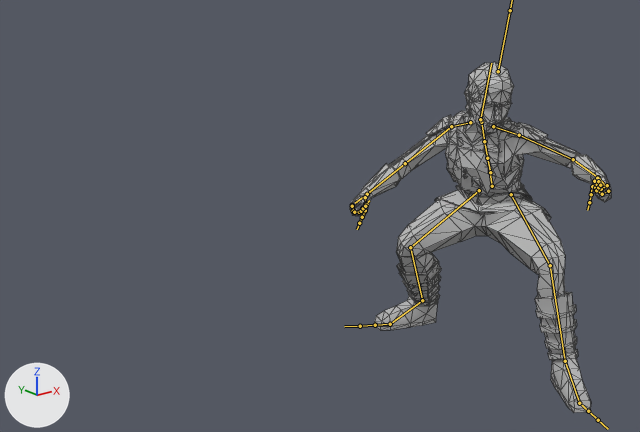
One commit to the FBX model Diamond Engine/Project Folder/Assets/Models/Moff_Gideon/MG_Throw.fbx: the scene before it, then after it.
The view is the same before and after, from a 50 mm lens placed at (-0.0218, -0.057, 0.0209), pointed at (0.0065, -0.0216, 0.0067). Lighting does not change. The marker at lower left points along +X, +Y and +Z. Both versions are drawn at frame 31 of the action 'Armature|Armature|mixamo.com|Layer0'; the numbers are the values there. The bones that bend it are drawn over the model as lines. Mesh edges are drawn as thin lines.

In view in the first picture: 'Moff_Guideon'.
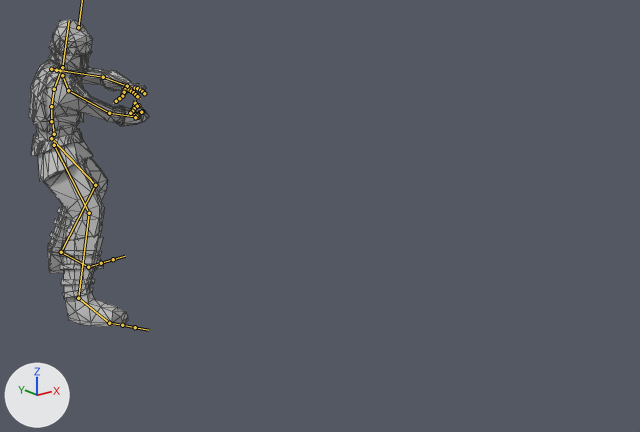
Pixel boxes (x1, y1, x2, y2) of what changed, in the pictures (640 x 432 px):
'Moff_Guideon', posed (54% narrower, 12% shorter): before (350, 62, 611, 413); after (29, 20, 149, 327)
bone 'mixamorig:Hips', root to tip: before (492, 186) to (489, 169); after (54, 134) to (52, 118)
bone 'mixamorig:Spine', root to tip: before (490, 172) to (487, 158); after (51, 121) to (51, 106)
bone 'mixamorig:Spine1', root to tip: before (487, 158) to (484, 141); after (51, 106) to (54, 89)
bone 'mixamorig:Spine2', root to tip: before (484, 141) to (481, 121); after (54, 89) to (61, 70)
bone 'mixamorig:Neck', root to tip: before (481, 122) to (481, 118); after (60, 70) to (61, 67)
bone 'mixamorig:Head', root to tip: before (480, 119) to (491, 63); after (62, 67) to (69, 20)
bone 'mixamorig:LeftShoulder', root to tip: before (493, 126) to (519, 135); after (56, 70) to (51, 69)
bone 'mixamorig:LeftArm', root to tip: before (519, 135) to (573, 159); after (51, 69) to (103, 77)
bone 'mixamorig:LeftForeArm', root to tip: before (573, 159) to (598, 177); after (103, 77) to (127, 86)
bone 'mixamorig:LeftHand', root to tip: before (598, 177) to (605, 186); after (127, 86) to (131, 88)
bone 'mixamorig:LeftHandThumb1', root to tip: before (597, 178) to (594, 181); after (125, 89) to (124, 92)
bone 'mixamorig:LeftHandThumb2', root to tip: before (594, 181) to (593, 186); after (124, 92) to (122, 96)
bone 'mixamorig:LeftHandThumb3', root to tip: before (592, 186) to (590, 194); after (122, 96) to (119, 98)
bone 'mixamorig:LeftHandIndex1', root to tip: before (607, 185) to (601, 189); after (129, 90) to (131, 91)
bone 'mixamorig:LeftHandIndex2', root to tip: before (601, 189) to (595, 187); after (131, 91) to (133, 92)
bone 'mixamorig:LeftHandIndex3', root to tip: before (595, 187) to (597, 184); after (133, 92) to (135, 94)
bone 'mixamorig:LeftHandMiddle1', root to tip: before (608, 191) to (602, 194); after (135, 88) to (137, 88)
bone 'mixamorig:LeftHandMiddle2', root to tip: before (602, 194) to (596, 190); after (137, 88) to (140, 90)
bone 'mixamorig:LeftHandMiddle3', root to tip: before (596, 190) to (598, 187); after (140, 90) to (142, 91)
bone 'mixamorig:RightShoulder', root to tip: before (470, 122) to (451, 126); after (62, 75) to (68, 90)
bone 'mixamorig:RightArm', root to tip: before (451, 126) to (405, 163); after (68, 90) to (109, 113)
bone 'mixamorig:RightForeArm', root to tip: before (405, 163) to (367, 194); after (109, 113) to (137, 117)
bone 'mixamorig:RightHand', root to tip: before (367, 194) to (355, 203); after (137, 117) to (140, 110)
bone 'mixamorig:RightHandThumb1', root to tip: before (365, 197) to (365, 203); after (134, 113) to (133, 111)
bone 'mixamorig:RightHandThumb2', root to tip: before (365, 203) to (364, 210); after (133, 111) to (133, 109)
bone 'mixamorig:RightHandIndex1', root to tip: before (352, 205) to (353, 211); after (138, 105) to (137, 106)
bone 'mixamorig:RightHandIndex2', root to tip: before (353, 211) to (359, 212); after (137, 106) to (134, 108)
bone 'mixamorig:RightHandMiddle1', root to tip: before (352, 206) to (354, 212); after (142, 111) to (141, 111)
bone 'mixamorig:RightHandMiddle2', root to tip: before (354, 212) to (361, 211); after (141, 112) to (137, 115)
bone 'mixamorig:RightHandMiddle3', root to tip: before (361, 211) to (363, 208); after (137, 115) to (136, 116)
bone 'mixamorig:LeftUpLeg', root to tip: before (511, 194) to (550, 265); after (51, 138) to (95, 185)
bone 'mixamorig:LeftLeg', root to tip: before (550, 265) to (565, 361); after (95, 185) to (61, 252)
bone 'mixamorig:LeftFoot', root to tip: before (565, 361) to (579, 403); after (61, 252) to (88, 267)
bone 'mixamorig:LeftToeBase', root to tip: before (579, 403) to (588, 411); after (88, 267) to (101, 263)
bone 'mixamorig:RightUpLeg', root to tip: before (479, 190) to (410, 247); after (54, 145) to (89, 213)
bone 'mixamorig:RightLeg', root to tip: before (410, 247) to (422, 300); after (89, 213) to (78, 298)
bone 'mixamorig:RightFoot', root to tip: before (422, 300) to (390, 324); after (78, 298) to (109, 323)

The change in detail:
Bone 'mixamorig:Hips' (bone_mixamorig_hips) moves from (1.23, -0.237, 2.863) to (-0.175, -0.144, 0.69).
Bone 'mixamorig:Hips' (bone_mixamorig_hips) turns from (-5, -79, 22) to (-3, 72, -1) degrees about its own x, y and z.
Bone 'mixamorig:Spine' (bone_mixamorig_spine) turns from (14, 1, -4) to (10, 3, 3) degrees about its own x, y and z.
Bone 'mixamorig:Spine1' (bone_mixamorig_spine1) turns from (0, 1, -1) to (9, 3, 2) degrees about its own x, y and z.
Bone 'mixamorig:Spine2' (bone_mixamorig_spine2) turns from (0, 1, -1) to (9, 3, 2) degrees about its own x, y and z.
Bone 'mixamorig:Neck' (bone_mixamorig_neck) turns from (-1, 12, -4) to (-8, -11, 4) degrees about its own x, y and z.
Bone 'mixamorig:Head' (bone_mixamorig_head) turns from (-23, 31, -24) to (-13, -50, 18) degrees about its own x, y and z.
Bone 'mixamorig:LeftShoulder' (bone_mixamorig_leftshoulder) turns from (2, 0, -1) to (-2, -6, 7) degrees about its own x, y and z.
Bone 'mixamorig:LeftArm' (bone_mixamorig_leftarm) turns from (39, -18, -36) to (-4, -7, 99) degrees about its own x, y and z.
Bone 'mixamorig:LeftForeArm' (bone_mixamorig_leftforearm) turns from (-1, -53, 70) to (4, -5, 54) degrees about its own x, y and z.
Bone 'mixamorig:LeftHand' (bone_mixamorig_lefthand) turns from (5, -8, -18) to (-7, 4, 2) degrees about its own x, y and z.
Bone 'mixamorig:LeftHandThumb1' (bone_mixamorig_lefthandthumb1) turns from (26, -2, -13) to (4, 0, 2) degrees about its own x, y and z.
Bone 'mixamorig:LeftHandThumb2' (bone_mixamorig_lefthandthumb2) turns from (-14, 7, -23) to (-11, 1, -6) degrees about its own x, y and z.
Bone 'mixamorig:LeftHandThumb3' (bone_mixamorig_lefthandthumb3) turns from (28, 52, 1) to (-23, 6, 15) degrees about its own x, y and z.
Bone 'mixamorig:LeftHandIndex1' (bone_mixamorig_lefthandindex1) turns from (78, -3, -1) to (1, 0, -5) degrees about its own x, y and z.
Bone 'mixamorig:LeftHandIndex2' (bone_mixamorig_lefthandindex2) turns from (62, 1, 2) to (4, 0, -2) degrees about its own x, y and z.
Bone 'mixamorig:LeftHandIndex3' (bone_mixamorig_lefthandindex3) turns from (67, 3, -2) to (7, 0, -2) degrees about its own x, y and z.
Bone 'mixamorig:LeftHandMiddle1' (bone_mixamorig_lefthandmiddle1) turns from (77, -6, -5) to (-9, 0, -3) degrees about its own x, y and z.
Bone 'mixamorig:LeftHandMiddle2' (bone_mixamorig_lefthandmiddle2) turns from (66, 2, 2) to (0, 0, -3) degrees about its own x, y and z.
Bone 'mixamorig:LeftHandMiddle3' (bone_mixamorig_lefthandmiddle3) turns from (63, 3, -2) to (7, 0, -2) degrees about its own x, y and z.
Bone 'mixamorig:RightShoulder' (bone_mixamorig_rightshoulder) turns from (11, -1, 4) to (11, -3, -10) degrees about its own x, y and z.
Bone 'mixamorig:RightArm' (bone_mixamorig_rightarm) turns from (21, 26, -34) to (12, 23, -89) degrees about its own x, y and z.
Bone 'mixamorig:RightForeArm' (bone_mixamorig_rightforearm) turns from (5, 6, -22) to (4, 1, -6) degrees about its own x, y and z.
Bone 'mixamorig:RightHand' (bone_mixamorig_righthand) turns from (-4, 19, 3) to (-12, 10, -32) degrees about its own x, y and z.
Bone 'mixamorig:RightHandThumb1' (bone_mixamorig_righthandthumb1) turns from (42, -6, 39) to (4, -19, 16) degrees about its own x, y and z.
Bone 'mixamorig:RightHandThumb2' (bone_mixamorig_righthandthumb2) turns from (-27, -16, 5) to (-12, 4, 16) degrees about its own x, y and z.
Bone 'mixamorig:RightHandIndex1' (bone_mixamorig_righthandindex1) turns from (57, 0, 13) to (38, 1, 8) degrees about its own x, y and z.
Bone 'mixamorig:RightHandIndex2' (bone_mixamorig_righthandindex2) turns from (63, -1, -4) to (51, -2, 4) degrees about its own x, y and z.
Bone 'mixamorig:RightHandMiddle1' (bone_mixamorig_righthandmiddle1) turns from (62, 2, 1) to (36, 4, -1) degrees about its own x, y and z.
Bone 'mixamorig:RightHandMiddle2' (bone_mixamorig_righthandmiddle2) turns from (66, -2, -3) to (37, -1, 6) degrees about its own x, y and z.
Bone 'mixamorig:RightHandMiddle3' (bone_mixamorig_righthandmiddle3) turns from (40, -1, 1) to (84, -4, 4) degrees about its own x, y and z.
Bone 'mixamorig:LeftUpLeg' (bone_mixamorig_leftupleg) turns from (73, -56, -19) to (27, -16, 10) degrees about its own x, y and z.
Bone 'mixamorig:LeftLeg' (bone_mixamorig_leftleg) turns from (-45, 15, -4) to (-60, 5, -8) degrees about its own x, y and z.
Bone 'mixamorig:LeftFoot' (bone_mixamorig_leftfoot) turns from (-7, -6, -5) to (24, 7, -2) degrees about its own x, y and z.
Bone 'mixamorig:LeftToeBase' (bone_mixamorig_lefttoebase) turns from (3, 2, -4) to (10, -2, -2) degrees about its own x, y and z.
Bone 'mixamorig:RightUpLeg' (bone_mixamorig_rightupleg) turns from (45, 24, -23) to (12, 23, -25) degrees about its own x, y and z.
Bone 'mixamorig:RightLeg' (bone_mixamorig_rightleg) turns from (-62, 1, 0) to (-25, 1, -4) degrees about its own x, y and z.
Bone 'mixamorig:RightFoot' (bone_mixamorig_rightfoot) turns from (22, 18, 15) to (-2, 18, 11) degrees about its own x, y and z.
